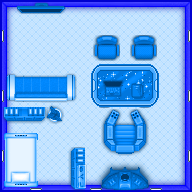
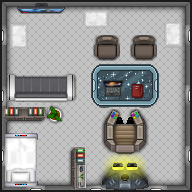
Before/after of a 192×192 layered artwork. What changed in the layer stack:
added layer "Ebene 92 Kopie 2" above "Ebene 92" over (x1=102, y1=152, x2=148, y2=181)
showed group "Gruppe 1" (40 layers) over (x1=2, y1=9, x2=190, y2=190)
showed group "Sheets" (4 layers) over (x1=5, y1=10, x2=182, y2=171)
renamed "Base Kopie" to "Blueprint", hid the group it (4 layers) over (x1=0, y1=0, x2=192, y2=192)
added group "Gruppe 2" with 2 layers above "Base" over (x1=0, y1=0, x2=192, y2=192)
moved "Light" (4th of 4, in "Gruppe 2") into group "Gruppe 2" over (x1=2, y1=30, x2=190, y2=190)
moved "Wand" (4th of 4, in "Gruppe 2") into group "Gruppe 2", painted on it over (x1=0, y1=0, x2=192, y2=192)
showed group "Base" (21 layers) over (x1=0, y1=0, x2=192, y2=192)
